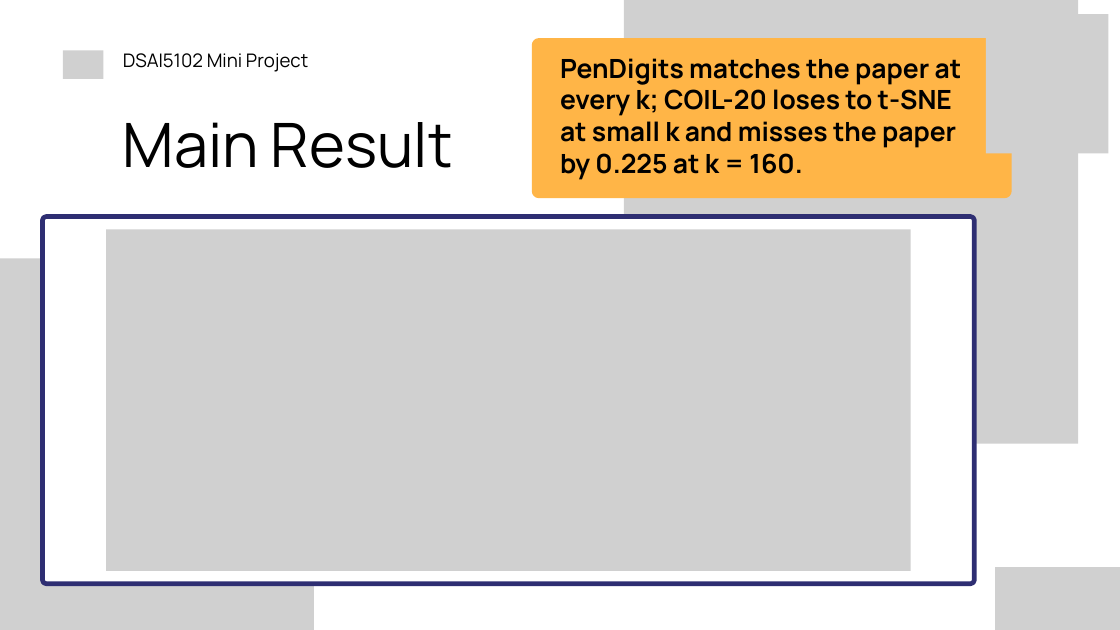
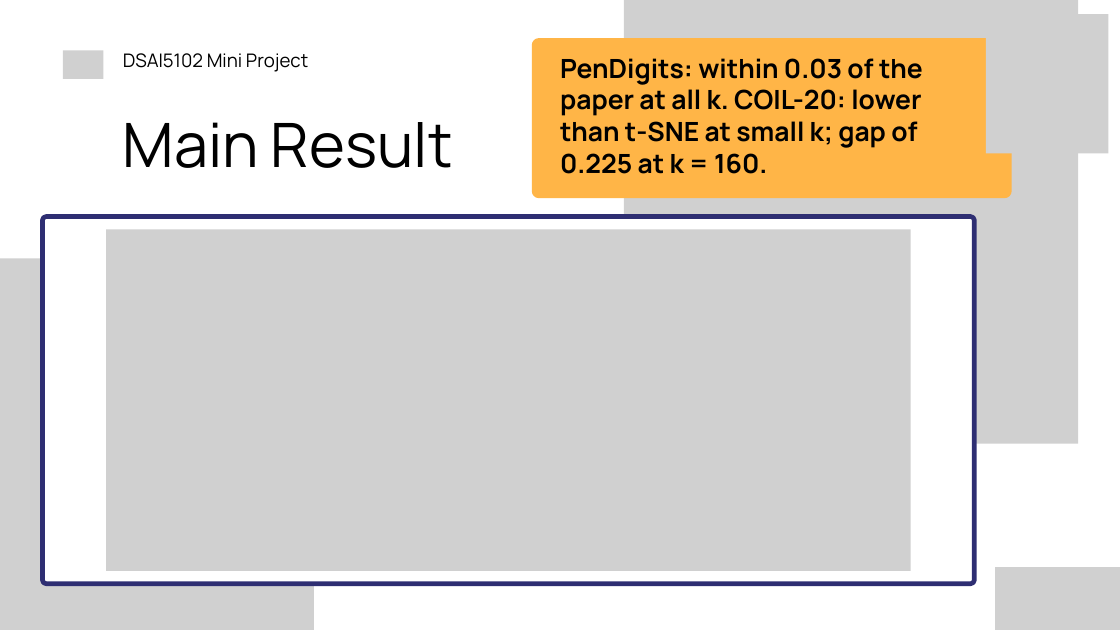
Before and after one commit to PKLgames/dsai5102MiniProject, a slide deck: slide 5 of slides/DSAI5102_Group16_Slides.pptx. Drawn at 1120x630 pixels with LibreOffice and Linux fonts; fonts in the diff are those of the drawing; grey boxes stand for pictures. Boxes give left, top, right and bottom in pixels: in the first picture for what was removed or moved away, otherwise in the second. Text is boxed around its words. In the diff, an @@ line names an element or a change of style, - is before the commit and + after.

```diff
--- a/slides/DSAI5102_Group16_Slides.pptx
+++ b/slides/DSAI5102_Group16_Slides.pptx
@@ text at box(560, 58, 923, 174): text changed @@
-PenDigits matches the paper at every k; COIL-20 loses to t-SNE at small k and misses the paper by 0.225 at k = 160.
+PenDigits: within 0.03 of the paper at all k. COIL-20: lower than t-SNE at small k; gap of 0.225 at k = 160.
```
Also in this commit, not shown: 7 other slides changed, 1 other file.
